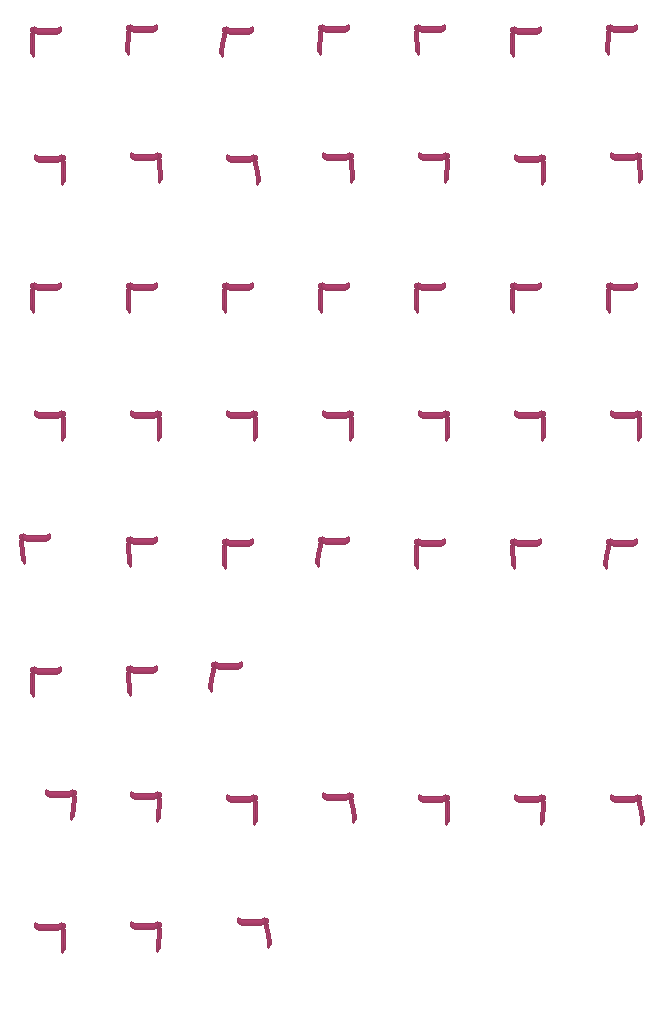
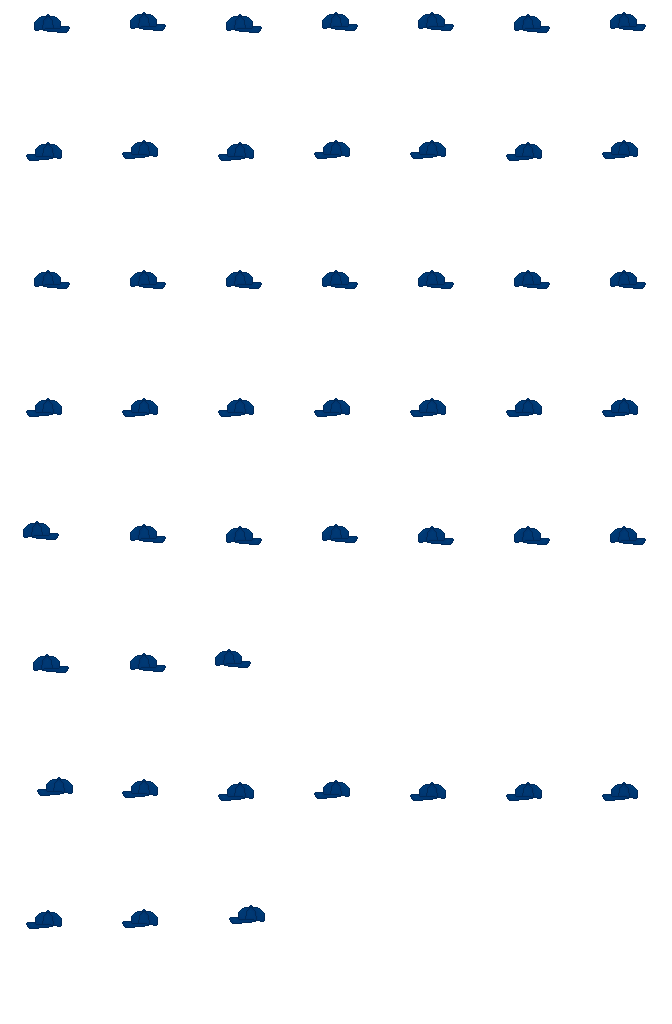
The second w=672, h=1024 image is a revision of the first. Changes to its layers:
hid "Sweatband pink" over [19, 24, 645, 954]
showed "Blue Baseball Cap", painted on it over [23, 12, 646, 929]
showed "Black Baseball Cap", painted on it over [23, 12, 646, 929]
